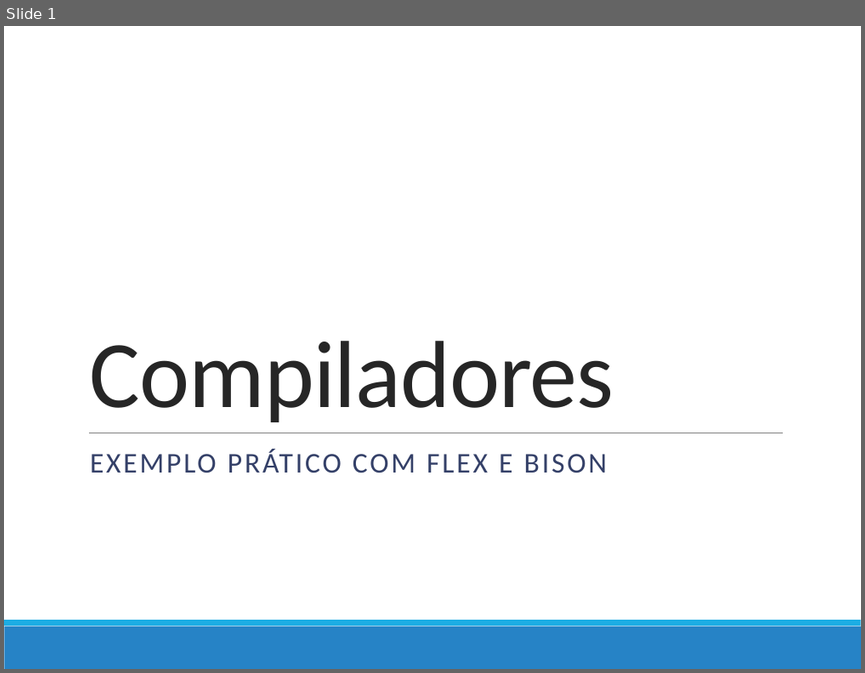
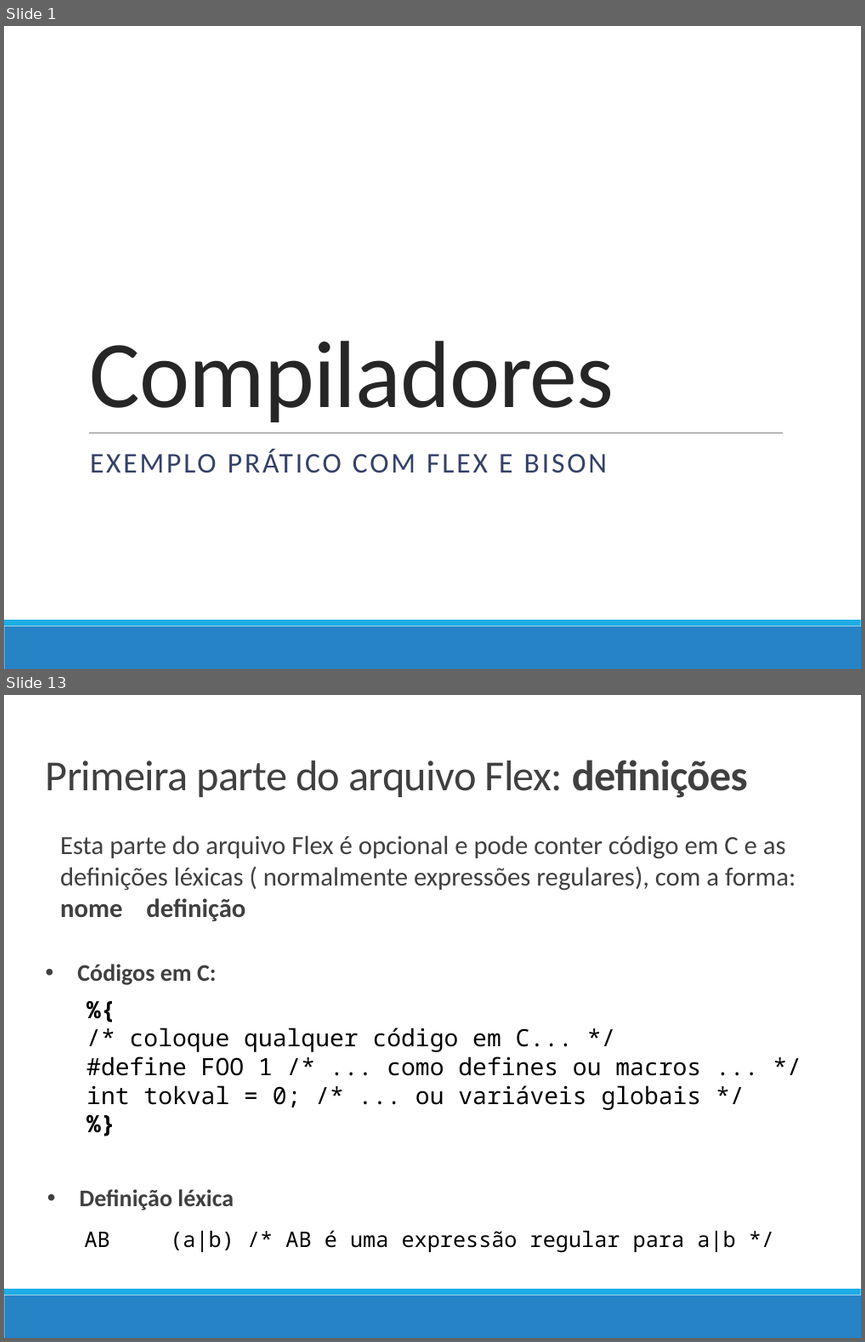
Before and after one commit to darlissonmar/compz-equipe-05-2013-1, a slide deck: trabalho-04/Apresentacao/Apresentacao_Compiladores.pptx. Shown one above the other, each under a label of ours: slide 1 before the commit, slides 1 and 13 after it; the slides between them are not shown. The pictures are 865x673 and 865x1342 pixels, drawn with LibreOffice and Linux fonts; fonts in the diff are those of the drawing. Boxes give left, top, right and bottom in pixels: in the first picture for what was removed or moved away, otherwise in the second. Text is boxed around its words. In the diff, an @@ line names an element or a change of style, - is before the commit and + after.

```diff
--- a/trabalho-04/Apresentacao/Apresentacao_Compiladores.pptx
+++ b/trabalho-04/Apresentacao/Apresentacao_Compiladores.pptx
@@ slide 13 added at (4,695,861,1338), background #FFFFFF; not listed: 2 template elements that a slide beside it also shows @@
@@ title added at (46,760,748,798), 36 pt, text #404040 @@
+Primeira parte do arquivo Flex: definições
@@ text added at (60,835,795,921), 22 pt, text #404040 @@
+Esta parte do arquivo Flex é opcional e pode conter código em C e as definições léxicas ( normalmente expressões regulares), com a forma: nome definição
@@ text added at (77,964,216,985), 20 pt, text #404040, bold @@
+• Códigos em C:
@@ text added at (86,1027,702,1110), 20 pt, text #000000 @@
+%{
+/* coloque qualquer código em C... */
+#define FOO 1 /* ... como defines ou macros ... */
+int tokval = 0; /* ... ou variáveis globais */
+%}
@@ text added at (80,1189,234,1210), 20 pt, text #404040, bold @@
+• Definição léxica
@@ text added at (85,1230,735,1252), 18 pt, text #000000 @@
+AB (a|b) /* AB é uma expressão regular para a|b */
```
Also in this commit, not shown: 37 slides changed, 117 other slides added, 6 slides removed.
